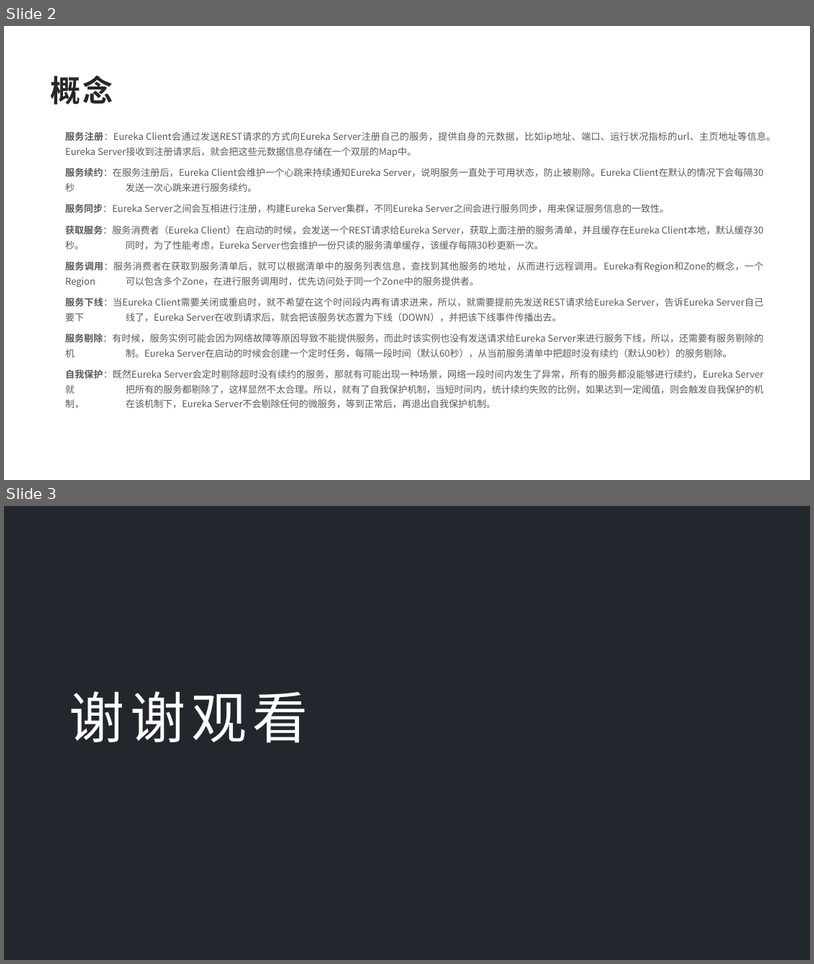
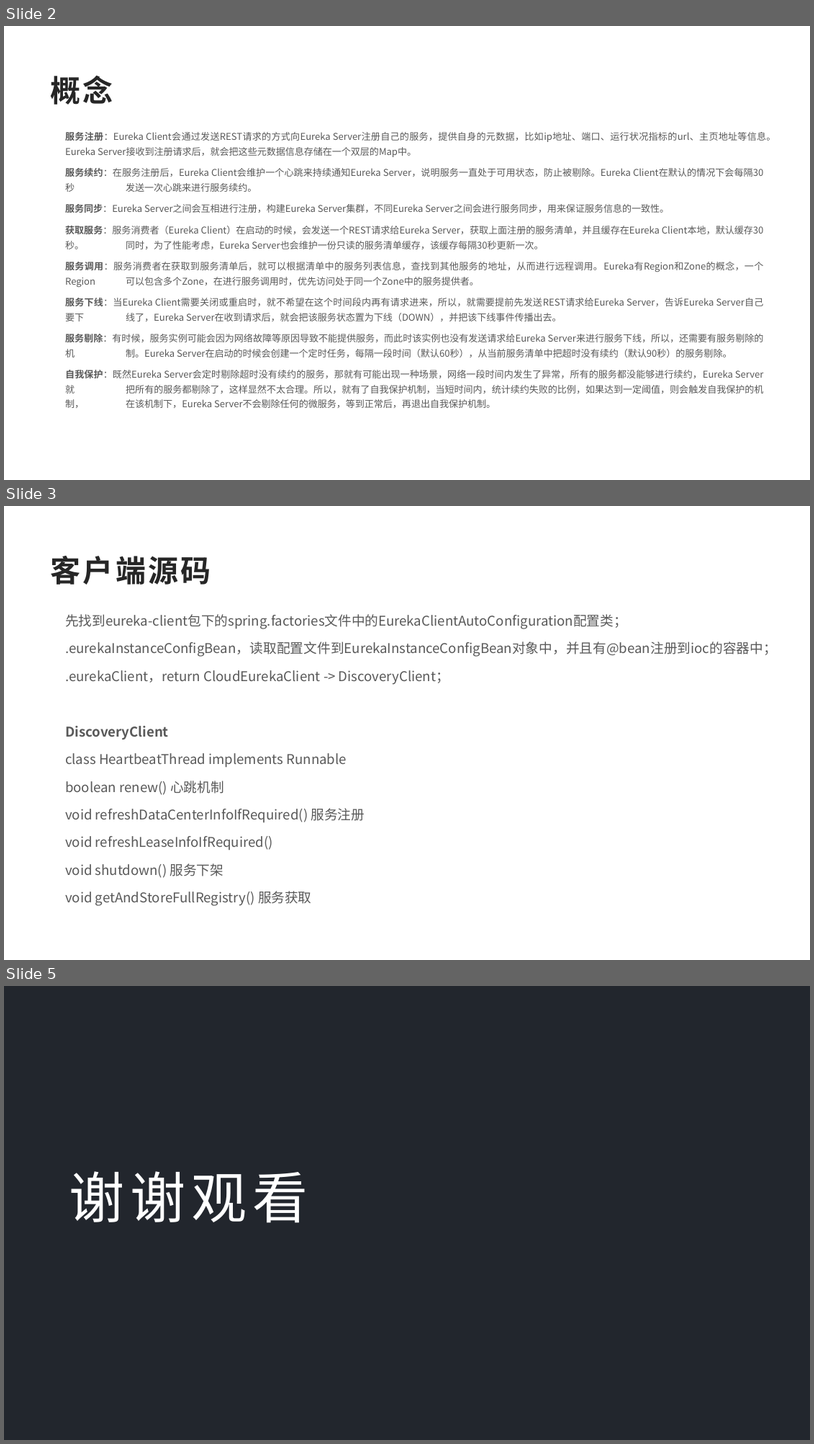
Before and after one commit to dylan7168/springcloud, a slide deck: document/SpringCloud融会贯通/01-Eureka原理解析.pptx. Shown one above the other, each under a label of ours: slides 2 and 3 before the commit, slides 2, 3 and 5 after it; the slides between them are not shown. The pictures are 814x964 and 814x1444 pixels, drawn with LibreOffice and Linux fonts; fonts in the diff are those of the drawing; background and template pictures are left out. Boxes give left, top, right and bottom in pixels: in the first picture for what was removed or moved away, otherwise in the second. Text is boxed around its words. In the diff, an @@ line names an element or a change of style, - is before the commit and + after.

Commit message:
update

```diff
--- a/document/SpringCloud融会贯通/01-Eureka原理解析.pptx
+++ b/document/SpringCloud融会贯通/01-Eureka原理解析.pptx
@@ slide 3 added at (x1=4, y1=506, x2=810, y2=960), background #FFFFFF @@
@@ text added at (x1=50, y1=556, x2=211, y2=584), 36 pt, text #262626, bold @@
+客户端源码
@@ text added at (x1=65, y1=614, x2=777, y2=906), 16 pt, text #595959 @@
+先找到eureka-client包下的spring.factories文件中的EurekaClientAutoConfiguration配置类；
+.eurekaInstanceConfigBean，读取配置文件到EurekaInstanceConfigBean对象中，并且有@bean注册到ioc的容器中；
+.eurekaClient，return CloudEurekaClient -> DiscoveryClient；
+DiscoveryClient
+class HeartbeatThread implements Runnable
+boolean renew() 心跳机制
+void refreshDataCenterInfoIfRequired() 服务注册
+void refreshLeaseInfoIfRequired()
+void shutdown() 服务下架
+void getAndStoreFullRegistry() 服务获取
@@ what was slide 3 is now slide 5 @@
```
Also in this commit, not shown: 1 other slide added.
